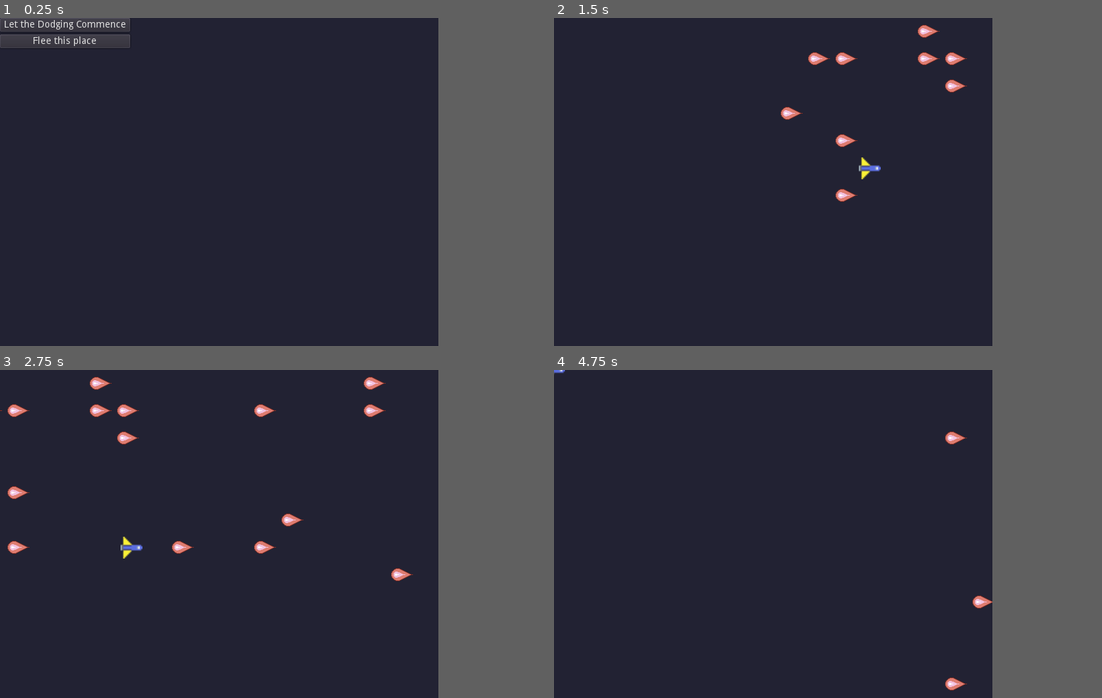
Above: before the commit, frames 1-4 (two rows, left to right).
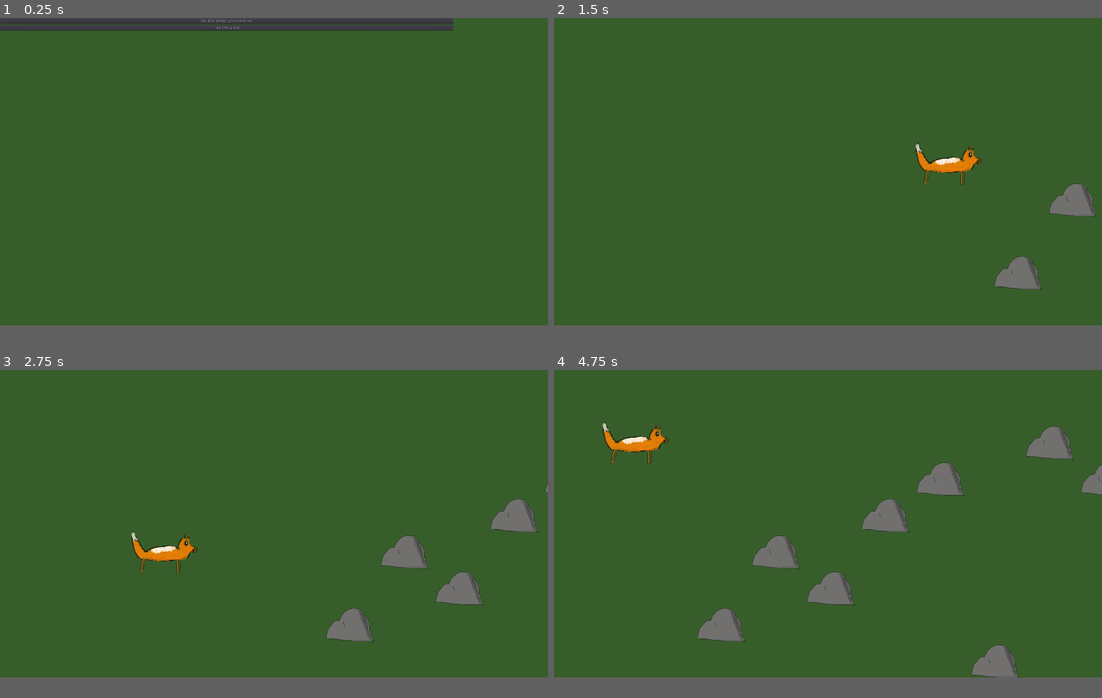
Above: after the commit, the same moments.

Repository: acius/alfox
Game: Godot game, scene res://title.tscn
Two runs of this game, one before a commit and one after it. Both use one fixed random seed, a clock stepped at 60 frames per second and the inputs below.
Inputs (mouse positions are in pixels of both pictures, inside the frame that each line leads up to):
- Up to frame 1 (0.25 s): no input
- Up to frame 2 (1.5 s): click "Let the Dodging Commence" at 0.5 s; move the mouse to (871, 165) at 1.27 s
- Up to frame 3 (2.75 s): move the mouse to (131, 550) at 2.02 s
- Up to frame 4 (4.75 s): move the mouse to (817, 461) at 2.77 s; click (619, 392) at 3.5 s, where only the run before the commit has a clickable "Flee this place"; click (619, 376) at 4.25 s, where only the run before the commit has a clickable "Let the Dodging Commence"
In our replay, the window is 640x480 before the commit and 800x450 after it. These sizes can differ from the game's own. Grey fills any space a smaller window leaves; there, only what the larger window draws over its background counts as a difference.

The runs differ from the first frame. In frame 1, 74% of the frame differs, in the area x 0-83%, y 0-94%; in frame 2, 76%; in frame 3, 76%; in frame 4, 76%, in the area x 0-100%, y 0-98%.

Commit message:
Warning fixes. New images. Top part of screen (later: sky) is not movable. Rock distribution is a bit more controlled, and they don't loop anymore (so the level can 'end'). Added death sound effect. Default res is now standard HD.

Diff:
--- a/Buttons.gd
+++ b/Buttons.gd
@@ -11,4 +11,4 @@
 	pass
 
 func on_StartButton_pressed():
-	get_tree().change_scene("res://run.tscn")
+	var _dontcare = get_tree().change_scene("res://run.tscn")
--- a/player.gd
+++ b/player.gd
@@ -18,24 +18,26 @@
 
 
 func _input(event):
-	if event is InputEventMouseMotion:
+	if (event is InputEventMouseMotion) and (death_cooldown < 1):
 		position = event.position
-		position.y = floor( position.y / 40 ) * 40 + 20
-
+		position.y = floor( 0.5 + position.y / 128 ) * 128
+		if position.y < 256:
+			position.y = 256
 
 func _on_body_shape_entered(_body_id, _body, _body_shape, _local_shape):
 	touching += 1
-	if touching >= 1:
-		sprite.animation = "explode"
-		if death_cooldown < 1:
-			death_cooldown = 1
+	if touching >= 1 and death_cooldown < 1:
+		if !$ThunkPlayer.playing:
+			$ThunkPlayer.play()
+		sprite.animation = "hurt"
+		death_cooldown = 1
 
 func _physics_process(_delta):
 	if death_cooldown > 0:
 		death_cooldown += 1
 		sprite.frame = death_cooldown / 3
 	if death_cooldown > 63:
-		get_tree().change_scene("res://title.tscn")
+		var _dontcare = get_tree().change_scene("res://title.tscn")
 
 
 func _on_body_shape_exited(_body_id, _body, _body_shape, _local_shape):
--- a/project.godot
+++ b/project.godot
@@ -21,8 +21,8 @@
 
 [display]
 
-window/size/width=640
-window/size/height=480
+window/size/width=1920
+window/size/height=1080
 window/dpi/allow_hidpi=true
 window/stretch/mode="2d"
 window/stretch/aspect="expand"
@@ -39,4 +39,4 @@
 quality/intended_usage/framebuffer_allocation.mobile=0
 vram_compression/import_etc=true
 vram_compression/import_etc2=false
-environment/default_clear_color=Color( 0.133333, 0.133333, 0.2, 1 )
+environment/default_clear_color=Color( 0.215686, 0.368627, 0.164706, 1 )
--- a/rocks.gd
+++ b/rocks.gd
@@ -4,14 +4,20 @@
 # efficient than using instancing and nodes, but requires more programming and
 # is less visual. Bullets are managed together in the `bullets.gd` script.
 
-const ROCK_COUNT = 30
-const SPEED_MIN = 320
-const SPEED_MAX = 320
+const ROCK_COUNT = 64
+const ROCK_SPEED = 320
+const ROCK_X_GRID = 192
+const ROCK_Y_GRID = 128
+
+const SKY_HEIGHT = 2
 
 const rock_image = preload("res://rock.png")
 
+const thunk_sound = preload("res://Thunk.wav")
+
 var rocks = []
 var shape
+var rows = []
 
 
 class Rock:
@@ -22,18 +28,25 @@
 	# faster to use RIDs compared to a high-level approach.
 	var body = RID()
 
+func nexty():
+	if rows.empty():
+		for i in range( 2, floor( get_viewport_rect().size.y / ROCK_Y_GRID ) + 1 ):
+			rows.push_back( i )
+		rows.shuffle()
+	var result = rows[-1]
+	rows.pop_back()
+	return result
 
 func _ready():
 	randomize()
 
 	shape = Physics2DServer.circle_shape_create()
 	# Set the collision shape's radius for each rock in pixels.
-	Physics2DServer.shape_set_data(shape, 8)
+	Physics2DServer.shape_set_data(shape, 48)
 
 	for _i in ROCK_COUNT:
 		var rock = Rock.new()
 		# Give each rock its own speed.
-		rock.speed = rand_range(SPEED_MIN, SPEED_MAX)
 		rock.body = Physics2DServer.body_create()
 
 		Physics2DServer.body_set_space(rock.body, get_world_2d().get_space())
@@ -46,9 +59,10 @@
 		# Place rocks randomly on the viewport and move rocks outside the
 		# play area so that they fade in nicely.
 		rock.position = Vector2(
-			(floor(rand_range(0, get_viewport_rect().size.x / 20 )) * 40) + get_viewport_rect().size.x,
-			floor(rand_range(0, get_viewport_rect().size.y / 40)) * 40 + 20
+			get_viewport_rect().size.x + _i * ROCK_X_GRID,
+			nexty() * ROCK_Y_GRID
 		)
+		rock.speed = ROCK_SPEED
 		var transform2d = Transform2D()
 		transform2d.origin = rock.position
 		Physics2DServer.body_set_state(rock.body, Physics2DServer.BODY_STATE_TRANSFORM, transform2d)
@@ -63,15 +77,9 @@
 
 func _physics_process(delta):
 	var transform2d = Transform2D()
-	var offset = floor( get_viewport_rect().size.x / 40 ) * 40
+	#var offset = floor( get_viewport_rect().size.x / ROCK_X_GRID ) * ROCK_X_GRID
 	for rock in rocks:
 		rock.position.x -= rock.speed * delta
-
-		if rock.position.x < -40:
-			# The rock has left the screen; move it back to the right.
-			rock.position.x += 2 * offset
-			rock.position.y = floor(rand_range(0, get_viewport_rect().size.y / 40)) * 40 + 20
-
 		transform2d.origin = rock.position
 
 		Physics2DServer.body_set_state(rock.body, Physics2DServer.BODY_STATE_TRANSFORM, transform2d)
--- a/run.tscn
+++ b/run.tscn
@@ -3,85 +3,106 @@
 [ext_resource path="res://fox.png" type="Texture" id=1]
 [ext_resource path="res://rocks.gd" type="Script" id=2]
 [ext_resource path="res://hurt.png" type="Texture" id=3]
+[ext_resource path="res://Thunk.wav" type="AudioStream" id=4]
 [ext_resource path="res://player.gd" type="Script" id=5]
 
 [sub_resource type="AtlasTexture" id=3]
+flags = 4
 atlas = ExtResource( 3 )
 region = Rect2( 0, 0, 192, 192 )
 
 [sub_resource type="AtlasTexture" id=4]
+flags = 4
 atlas = ExtResource( 3 )
 region = Rect2( 192, 0, 192, 192 )
 
 [sub_resource type="AtlasTexture" id=5]
+flags = 4
 atlas = ExtResource( 3 )
 region = Rect2( 384, 0, 192, 192 )
 
 [sub_resource type="AtlasTexture" id=6]
+flags = 4
 atlas = ExtResource( 3 )
 region = Rect2( 576, 0, 192, 192 )
 
 [sub_resource type="AtlasTexture" id=7]
+flags = 4
 atlas = ExtResource( 3 )
 region = Rect2( 768, 0, 192, 192 )
 
 [sub_resource type="AtlasTexture" id=8]
+flags = 4
 atlas = ExtResource( 3 )
 region = Rect2( 0, 192, 192, 192 )
 
 [sub_resource type="AtlasTexture" id=9]
+flags = 4
 atlas = ExtResource( 3 )
 region = Rect2( 192, 192, 192, 192 )
 
 [sub_resource type="AtlasTexture" id=10]
+flags = 4
 atlas = ExtResource( 3 )
 region = Rect2( 384, 192, 192, 192 )
 
 [sub_resource type="AtlasTexture" id=11]
+flags = 4
 atlas = ExtResource( 3 )
 region = Rect2( 576, 192, 192, 192 )
 
 [sub_resource type="AtlasTexture" id=12]
+flags = 4
 atlas = ExtResource( 3 )
 region = Rect2( 768, 192, 192, 192 )
 
 [sub_resource type="AtlasTexture" id=13]
+flags = 4
 atlas = ExtResource( 3 )
 region = Rect2( 0, 384, 192, 192 )
 
 [sub_resource type="AtlasTexture" id=14]
+flags = 4
 atlas = ExtResource( 3 )
 region = Rect2( 192, 384, 192, 192 )
 
 [sub_resource type="AtlasTexture" id=15]
+flags = 4
 atlas = ExtResource( 3 )
 region = Rect2( 384, 384, 192, 192 )
 
 [sub_resource type="AtlasTexture" id=16]
+flags = 4
 atlas = ExtResource( 3 )
 region = Rect2( 576, 384, 192, 192 )
 
 [sub_resource type="AtlasTexture" id=17]
+flags = 4
 atlas = ExtResource( 3 )
 region = Rect2( 768, 384, 192, 192 )
 
 [sub_resource type="AtlasTexture" id=18]
+flags = 4
 atlas = ExtResource( 3 )
 region = Rect2( 0, 576, 192, 192 )
 
 [sub_resource type="AtlasTexture" id=19]
+flags = 4
 atlas = ExtResource( 3 )
 region = Rect2( 192, 576, 192, 192 )
 
 [sub_resource type="AtlasTexture" id=20]
+flags = 4
 atlas = ExtResource( 3 )
 region = Rect2( 384, 576, 192, 192 )
 
 [sub_resource type="AtlasTexture" id=21]
+flags = 4
 atlas = ExtResource( 3 )
 region = Rect2( 576, 576, 192, 192 )
 
 [sub_resource type="AtlasTexture" id=22]
+flags = 4
 atlas = ExtResource( 3 )
 region = Rect2( 768, 576, 192, 192 )
 
@@ -99,17 +120,20 @@
 } ]
 
 [sub_resource type="RectangleShape2D" id=2]
+extents = Vector2( 47.5, 34.5 )
 
 [node name="Shower" type="Node2D"]
 
-[node name="Bullets" type="Node2D" parent="."]
+[node name="Rocks" type="Node2D" parent="."]
 script = ExtResource( 2 )
 
 [node name="Player" type="Area2D" parent="."]
 script = ExtResource( 5 )
 
+[node name="ThunkPlayer" type="AudioStreamPlayer" parent="Player"]
+stream = ExtResource( 4 )
+
 [node name="AnimatedSprite" type="AnimatedSprite" parent="Player"]
-scale = Vector2( 2, 2 )
 frames = SubResource( 1 )
 
 [node name="CollisionShape2D" type="CollisionShape2D" parent="Player"]
--- a/title.tscn
+++ b/title.tscn
@@ -3,7 +3,7 @@
 [ext_resource path="res://Buttons.gd" type="Script" id=1]
 
 [node name="MarginContainer" type="MarginContainer"]
-margin_right = 190.0
+margin_right = 1588.0
 margin_bottom = 44.0
 mouse_filter = 1
 __meta__ = {
@@ -11,19 +11,19 @@
 }
 
 [node name="VBoxContainer" type="VBoxContainer" parent="."]
-margin_right = 190.0
+margin_right = 1588.0
 margin_bottom = 44.0
 alignment = 1
 
 [node name="StartButton" type="Button" parent="VBoxContainer"]
-margin_right = 190.0
+margin_right = 1588.0
 margin_bottom = 20.0
 text = "Let the Dodging Commence"
 script = ExtResource( 1 )
 
 [node name="QuitButton" type="Button" parent="VBoxContainer"]
 margin_top = 24.0
-margin_right = 190.0
+margin_right = 1588.0
 margin_bottom = 44.0
 text = "Flee this place"
 
Binary file changed: fox.png
Binary file changed: rock.png
Not shown, added: Brring.wav
Not shown, added: Thunk.wav
